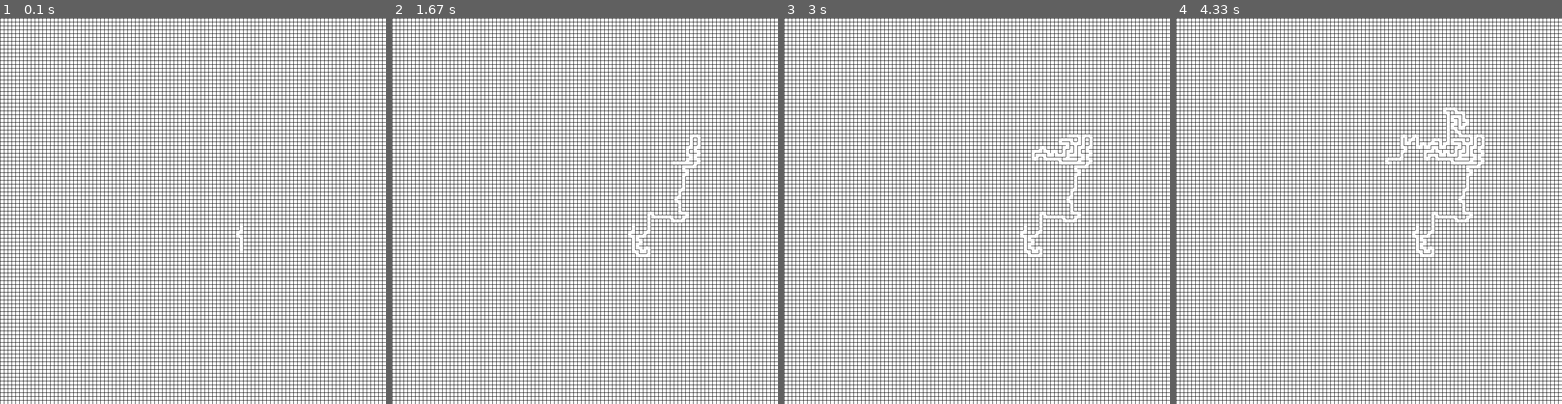
Above: before the commit, frames 1-4 (left to right).
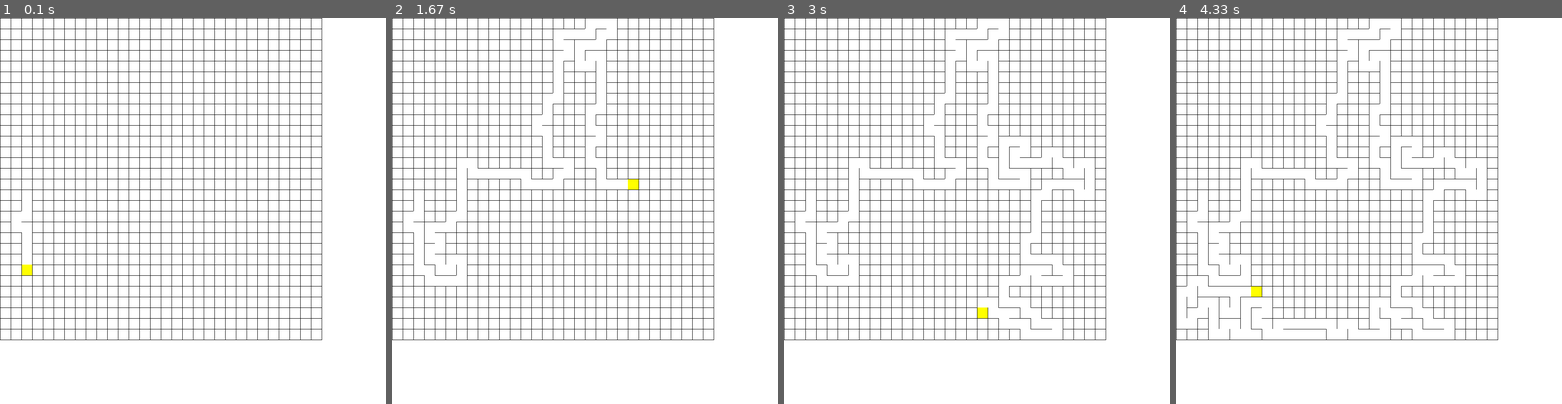
Above: after the commit, the same moments.

Repository: zedzeedev/build-a-thing
Game: pygame game, started from src/pygame_visualization.py
The game is run twice, just before and just after one commit, with the same random seed, the same clock (stepped at 60 frames per second) and the same inputs.
Inputs:
- Up to frame 1 (0.1 s): no input
- Up to frame 2 (1.67 s): no input
- Up to frame 3 (3 s): no input
- Up to frame 4 (4.33 s): no input

The runs differ from the first frame. In frame 1, 24% of the frame differs, in the area x 0-100%, y 0-100%; in frame 2, 24%; in frame 3, 24%; in frame 4, 23%.

Commit message:
Added Aldous Broder

Diff:
--- /dev/null
+++ b/src/aldous_broder.py
@@ -0,0 +1,34 @@
+from grid import Grid, add_pos
+from maze_helpers import MazeCell, POSSIBLE_DIRECTIONS, negate_direction
+from random import choice
+
+
+class AldousBroderGrid(Grid):
+    def __init__(self, rows: int, columns: int, default=None):
+        super().__init__(rows, columns, MazeCell())
+        self.visited_cells = []
+        self.current_cell = self.get_random_cell_pos()
+
+    def step(self):
+        if len(self.visited_cells) == len(self.grid):
+            return False
+
+        if self.current_cell not in self.visited_cells:
+            self.visited_cells.append(self.current_cell)
+        dir = choice(self.get_possible_dir())
+        pos = add_pos(self.current_cell, dir)
+
+        if pos not in self.visited_cells:
+            self[self.current_cell].destroy_wall(dir)
+            self[pos].destroy_wall(negate_direction(dir))
+
+        self.current_cell = pos
+        return True
+
+    def get_possible_dir(self):
+        directions = []
+        for dir in POSSIBLE_DIRECTIONS:
+            with_dir = add_pos(self.current_cell, dir)
+            if with_dir in self.grid:
+                directions.append(dir)
+        return directions
--- a/src/pygame_visualization.py
+++ b/src/pygame_visualization.py
@@ -1,8 +1,9 @@
 import pygame as pg
 from recursive_backtracking import RecursiveBacktrackerGrid
+from aldous_broder import AldousBroderGrid
 
 
-CELL_SIZE = (9, 9)
+CELL_SIZE = (25, 25)
 
 
 def draw_cell(screen, cell, pos, cell_color, wall_color):
@@ -18,18 +19,23 @@
         pg.draw.line(screen, wall_color, (pos[0], pos[1] + CELL_SIZE[1]), (pos[0] + CELL_SIZE[0], pos[1] + CELL_SIZE[1]))
 
 
-def draw_grid(screen, grid, cell_color, wall_color):
+def draw_grid(screen, grid, cell_color, wall_color, current_cell_color):
     for y in range(grid.columns):
         for x in range(grid.rows):
             pos = (x, y)
             cell = grid[pos]
             cell_pos = (x * CELL_SIZE[0], y * CELL_SIZE[1])
-            draw_cell(screen, cell, cell_pos, cell_color, wall_color)
+            color = cell_color
+
+            if pos == grid.current_cell:
+                color = current_cell_color
+
+            draw_cell(screen, cell, cell_pos, color, wall_color)
 
 
 screen = pg.display.set_mode((900, 900))
 running = True
-grid = RecursiveBacktrackerGrid(100, 100)
+grid = RecursiveBacktrackerGrid(30, 30)
 
 
 while running:
@@ -39,8 +45,8 @@
         if event.type == pg.QUIT:
             running = False
 
-    draw_grid(screen, grid, (255, 255, 255), (0, 0, 0))
-    grid.step()
+    draw_grid(screen, grid, (255, 255, 255), (0, 0, 0), (255, 255, 0))
+    print(grid.step())
     pg.display.flip()
 
 
--- a/src/recursive_backtracking.py
+++ b/src/recursive_backtracking.py
@@ -1,11 +1,11 @@
 from grid import Grid, add_pos
-from maze_helpers import MazeCell, POSSIBLE_DIRECTIONS, get_random_dir, negate_direction
+from maze_helpers import MazeCell, POSSIBLE_DIRECTIONS, negate_direction
 from random import choice
 
 
 class RecursiveBacktrackerGrid(Grid):
     # [True, True, True, True]
-    # This corrosponds to all walls being active
+    # This corrosponds to all walls being activea
     # [0] -> Left, [1] -> Right, [2] -> Up, [3] -> Down
 
 
@@ -29,9 +29,9 @@
                 self.current_cell = self.visited_cells[-1]
             return True
         dir = choice(unvisited_directions)
-        self.grid[self.current_cell].destroy_wall(dir)
+        self[self.current_cell].destroy_wall(dir)
         self.current_cell = add_pos(self.current_cell, dir)
-        self.grid[self.current_cell].destroy_wall(negate_direction(dir))
+        self[self.current_cell].destroy_wall(negate_direction(dir))
         return True
 
     def get_unvisited_directions(self):
